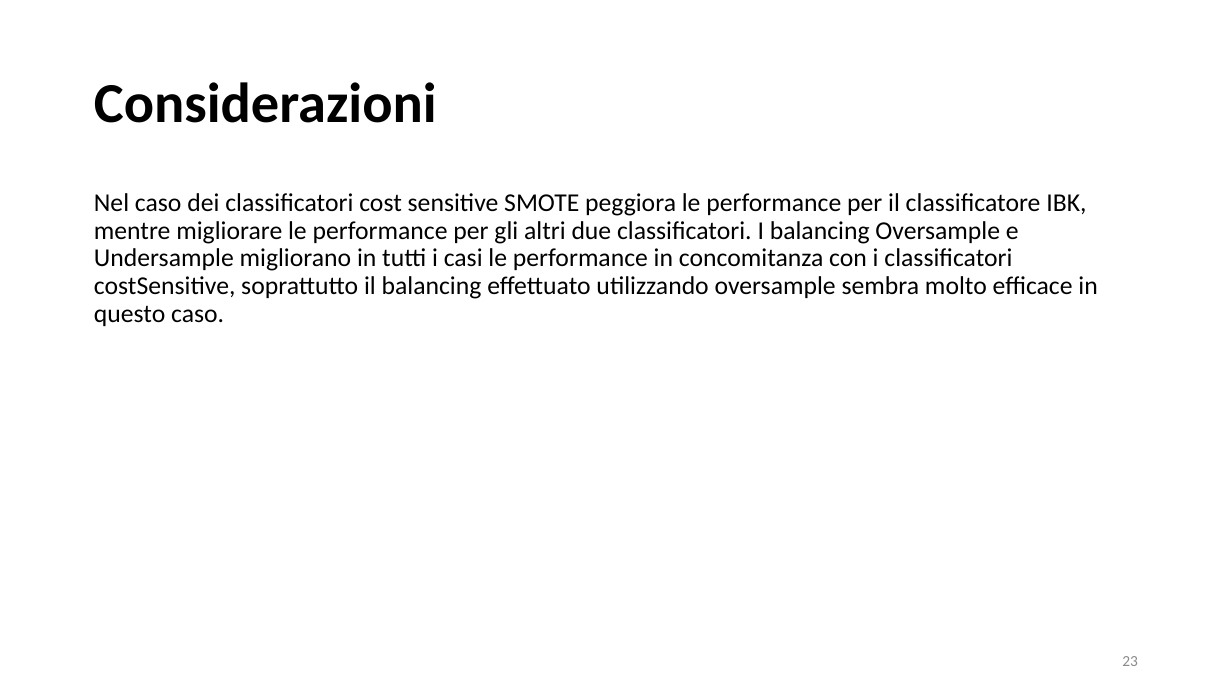
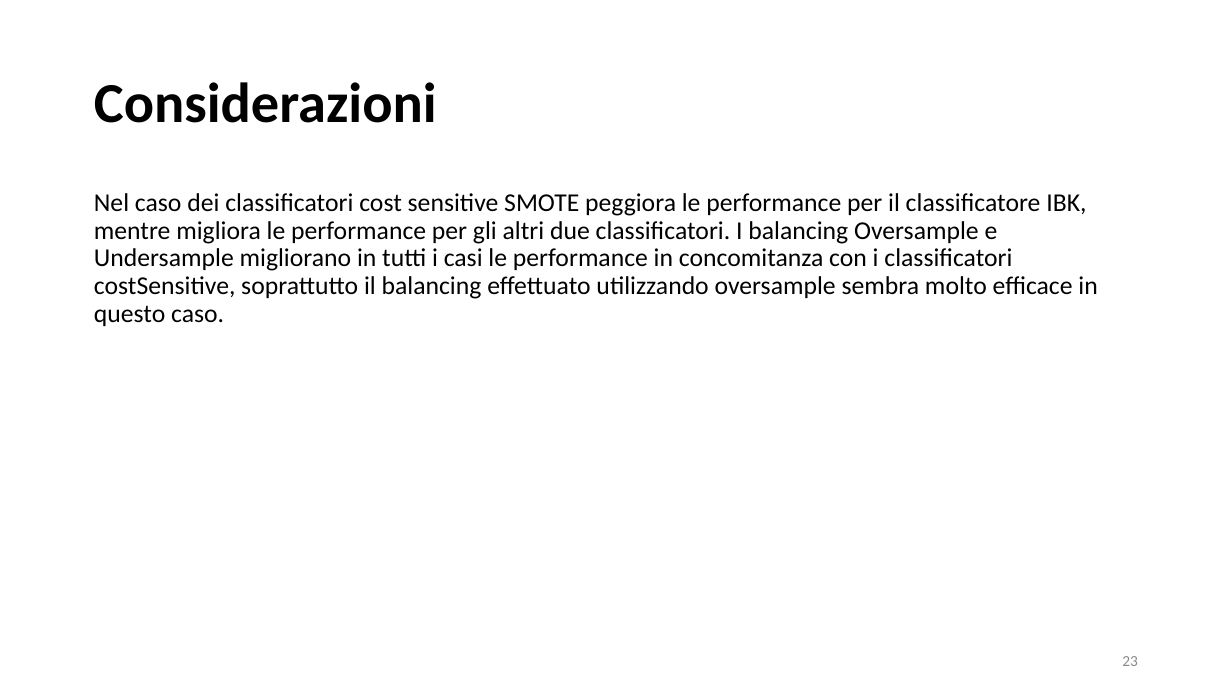
Before and after one commit to davideleoni997/Scanner, a slide deck: slide 23 of Deliverables/DefectPrediction.pptx. Drawn at 1232x693 pixels with LibreOffice and Linux fonts; fonts in the diff are those of the drawing; background and template pictures are left out. Boxes give left, top, right and bottom in pixels: in the first picture for what was removed or moved away, otherwise in the second. Text is boxed around its words. In the diff, an @@ line names an element or a change of style, - is before the commit and + after.

```diff
--- a/Deliverables/DefectPrediction.pptx
+++ b/Deliverables/DefectPrediction.pptx
@@ text at [94, 193, 1097, 326]: text changed @@
-Nel caso dei classificatori cost sensitive SMOTE peggiora le performance per il classificatore IBK, mentre migliorare le performance per gli altri due classificatori. I balancing Oversample e Undersample migliorano in tutti i casi le performance in concomitanza con i classificatori costSensitive, soprattutto il balancing effettuato utilizzando oversample sembra molto efficace in questo caso.
+Nel caso dei classificatori cost sensitive SMOTE peggiora le performance per il classificatore IBK, mentre migliora le performance per gli altri due classificatori. I balancing Oversample e Undersample migliorano in tutti i casi le performance in concomitanza con i classificatori costSensitive, soprattutto il balancing effettuato utilizzando oversample sembra molto efficace in questo caso.
```
Also in this commit, not shown: 1 other slide changed.
